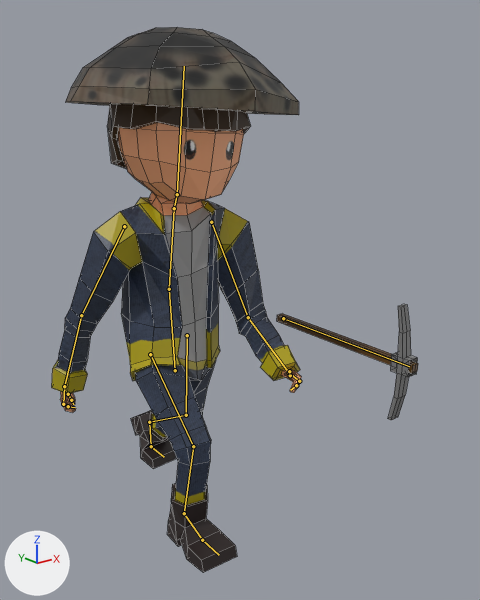
Before and after pictures for a commit that changed the Blender file Map/Assets/Models/Yamato_civil/yamato_civil_pick.blend.
One viewpoint serves both versions: a camera (50 mm lens) standing at (-1.41, -2.19, 1.76) and looking at (0.11, -0.29, 1.0). The lights are fixed; the arrows at lower left show +X, +Y and +Z. Both versions are drawn at frame 20 of the action 'YamatoCivilPick_Walk'; the numbers are the values there. The bones that bend it are drawn over the model as lines. Mesh edges are drawn as thin lines.

Names of what the first picture shows: 'Yamato'.
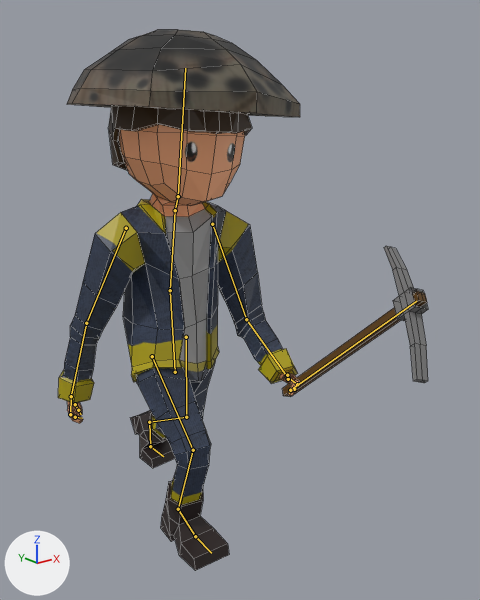
Boxes [x1, y1, x2, y2] around the edits, measured in the pictures (480 x 600 px):
'Yamato', posed: before [52, 27, 418, 573]; after [58, 30, 428, 571]
bone 'abdomen', root to tip: before (175, 370) to (169, 289); after (175, 372) to (170, 290)
bone 'brazo_L', root to tip: before (211, 222) to (248, 317); after (212, 224) to (246, 319)
bone 'antebrazo_L', root to tip: before (248, 317) to (289, 373); after (246, 319) to (287, 376)
bone 'brazo_R', root to tip: before (124, 226) to (81, 315); after (126, 228) to (86, 323)
bone 'antebrazo_R', root to tip: before (81, 315) to (64, 386); after (86, 323) to (71, 396)
bone 'Pick', root to tip: before (283, 318) to (409, 366); after (290, 390) to (416, 301)

What the commit changed:
Bone 'abdomen' (bone_abdomen) moves from (0.0, -0.97, -0.03) to (0.0, -1.02, -0.03).
Bone 'abdomen' (bone_abdomen) turns from (-1, 18, 3) to (-1, 21, 4) degrees about its own x, y and z.
Bone 'brazo_L' (bone_brazo_l) turns from (-25, -11, -20) to (-25, -10, -18) degrees about its own x, y and z.
Bone 'antebrazo_L' (bone_antebrazo_l) turns from (-1, 7, -17) to (0, 5, -17) degrees about its own x, y and z.
Bone 'brazo_R' (bone_brazo_r) turns from (-18, -13, -17) to (-20, -10, -12) degrees about its own x, y and z.
Bone 'antebrazo_R' (bone_antebrazo_r) turns from (-6, -3, -10) to (-8, -4, -12) degrees about its own x, y and z.
Bone 'pie_R_control' (bone_pie_r_control) moves from (-0.02, 1.86, 0.01) to (-0.02, 1.49, 0.01).
Bone 'pie_R_control' (bone_pie_r_control) turns from (5, 0, 0) to (0, 0, 0) degrees about its own x, y and z.
Bone 'Pick' (bone_pick) moves from (0.0, 0.0, 0.0) to (-2.7, 3.29, 0.67).
Bone 'Pick' (bone_pick) turns from (0, 0, 0) to (-45, -18, 16) degrees about its own x, y and z.
